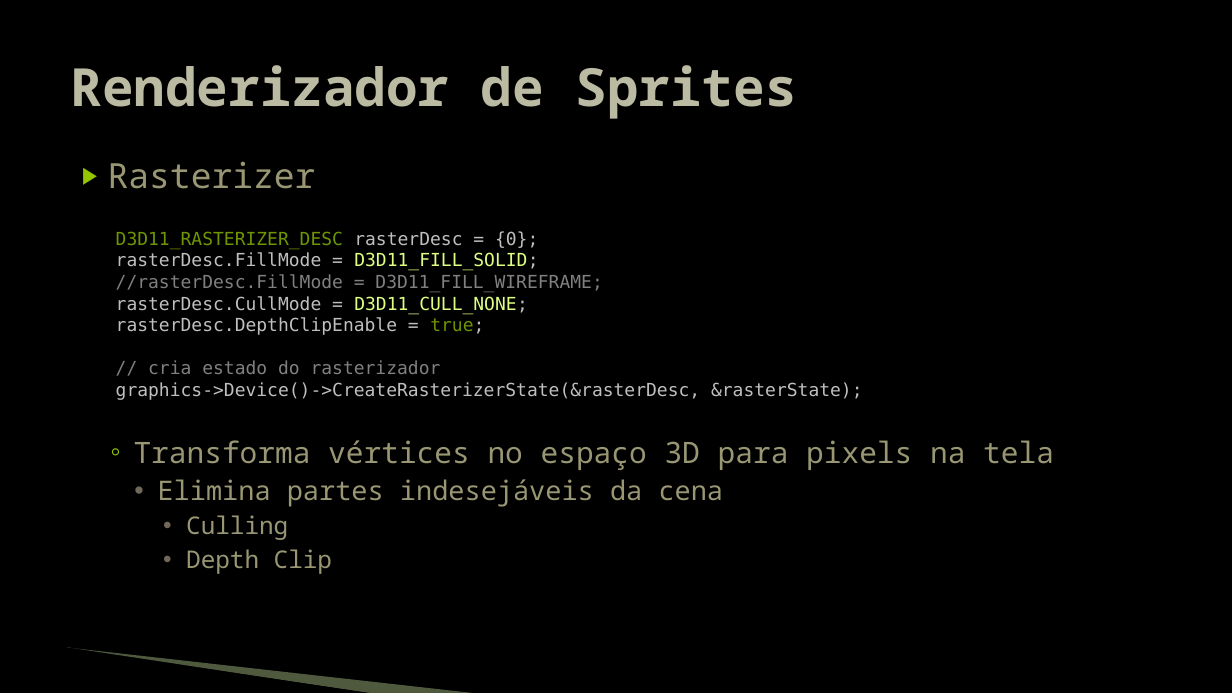
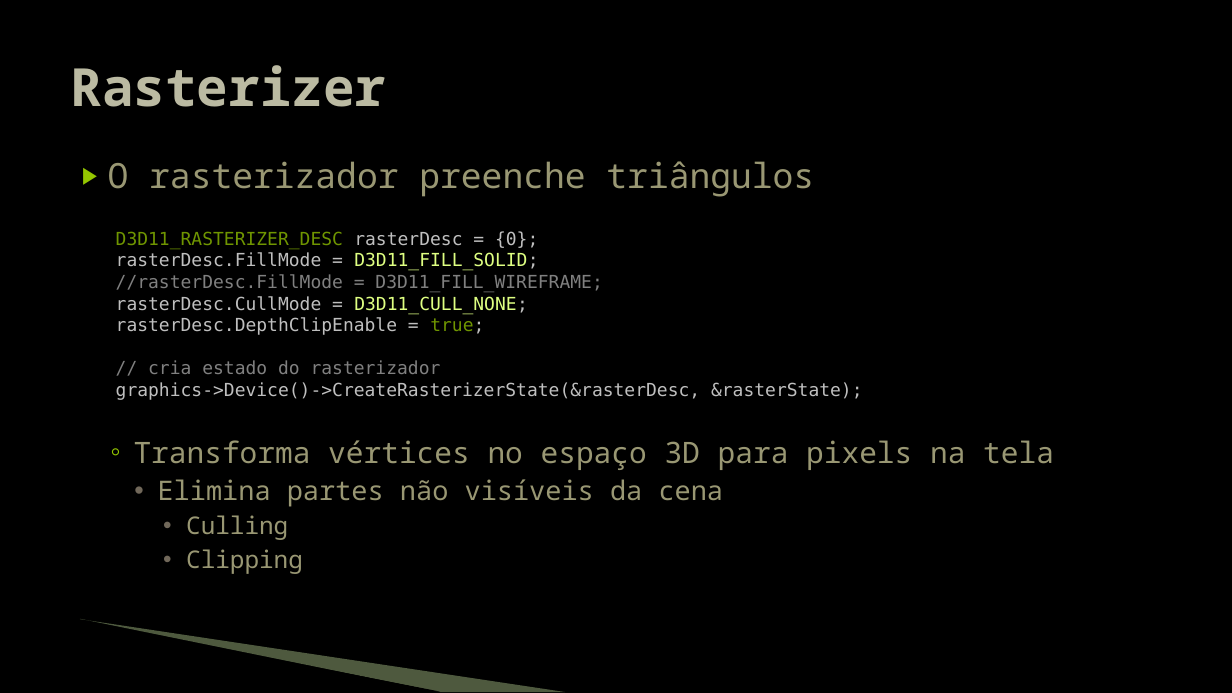
Before and after one commit to JudsonSS/Jogos, a slide deck: slide 13 of Slides/08. Desenho de Sprites.pptx. Drawn at 1232x693 pixels with LibreOffice and Linux fonts; fonts in the diff are those of the drawing; background and template pictures are left out. Boxes give left, top, right and bottom in pixels: in the first picture for what was removed or moved away, otherwise in the second. Text is boxed around its words. In the diff, an @@ line names an element or a change of style, - is before the commit and + after.

```diff
--- a/Slides/08. Desenho de Sprites.pptx
+++ b/Slides/08. Desenho de Sprites.pptx
@@ title at box(71, 65, 387, 107): text changed @@
-Renderizador de Sprites
+Rasterizer
@@ text at box(108, 161, 814, 197): text changed @@
-▶ Rasterizer
+▶ O rasterizador preenche triângulos
@@ text at box(158, 479, 724, 507): text changed @@
-    • Elimina partes indesejáveis da cena
+    • Elimina partes não visíveis da cena
@@ text at box(186, 549, 303, 574): text changed @@
-      • Depth Clip
+      • Clipping
@@ freeform shape: place and size @@
-freeform shape at box(66, 649, 374, 693)
+freeform shape at box(78, 621, 440, 692)
@@ freeform shape: place and size @@
-freeform shape at box(67, 648, 481, 693)
+freeform shape at box(80, 619, 566, 692)
```
Also in this commit, not shown: 19 other slides changed.
